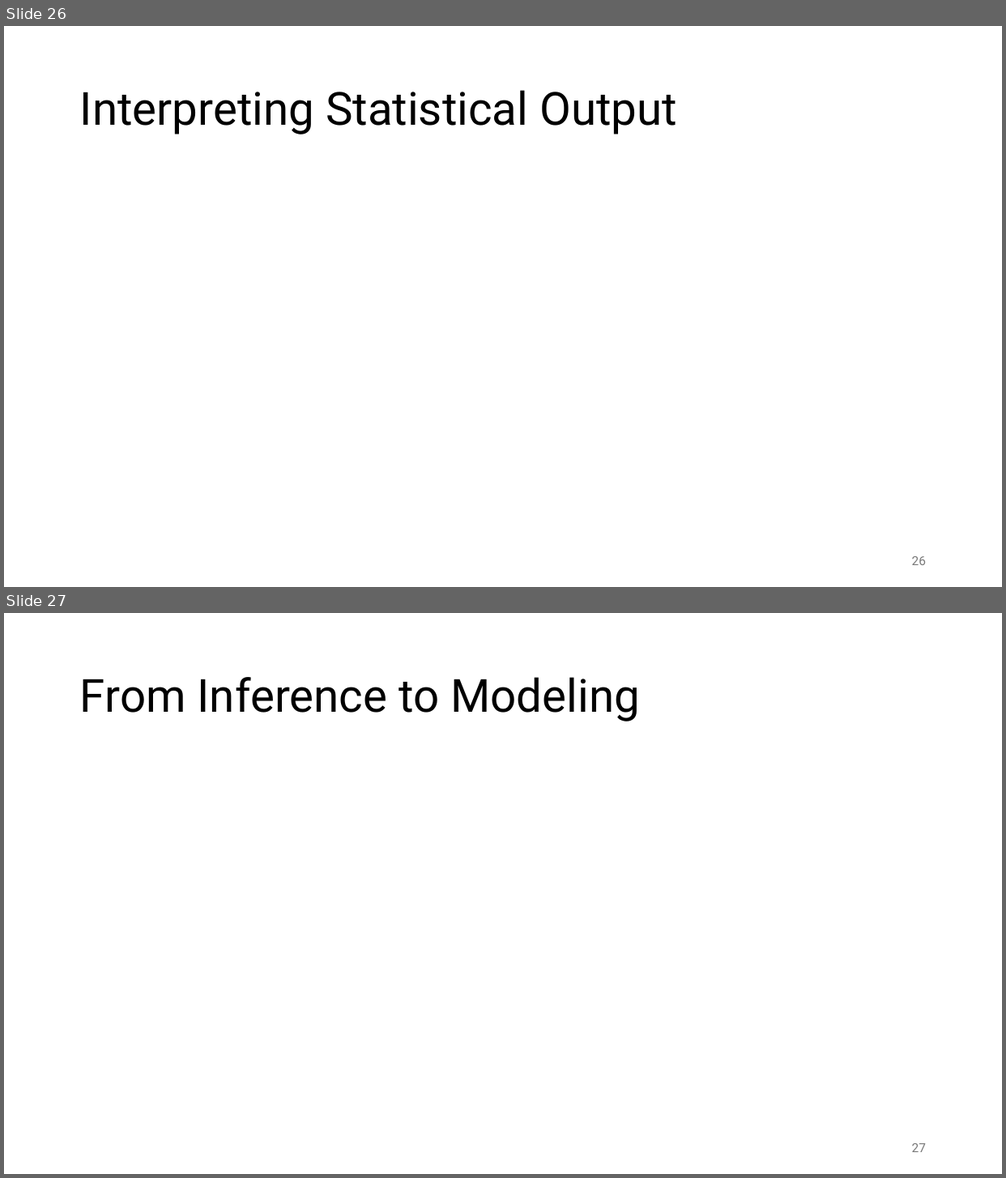
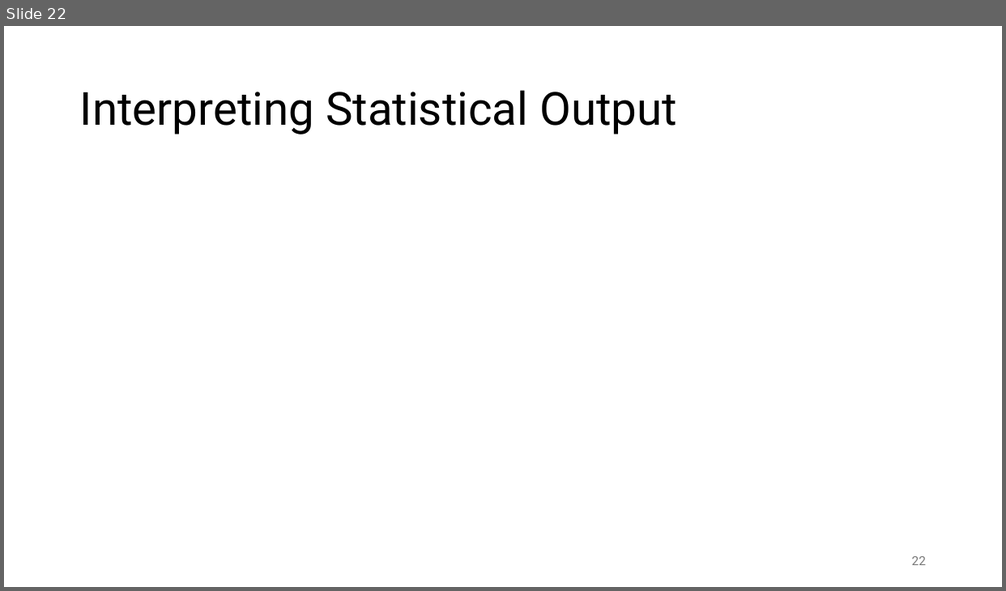
Before and after one commit to FelixWick/data_science, a slide deck: slides/4_statistical_inference.pptx. Shown one above the other, each under a label of ours: slides 26 and 27 before the commit, slide 22 after it. The pictures are 1006x1178 and 1006x591 pixels, drawn with LibreOffice and Linux fonts; fonts in the diff are those of the drawing. Boxes give left, top, right and bottom in pixels: in the first picture for what was removed or moved away, otherwise in the second. Text is boxed around its words. In the diff, an @@ line names an element or a change of style, - is before the commit and + after.

```diff
--- a/slides/4_statistical_inference.pptx
+++ b/slides/4_statistical_inference.pptx
@@ slide 27 removed at (x1=4, y1=613, x2=1002, y2=1174), background #FFFFFF @@
@@ title removed at (x1=80, y1=677, x2=640, y2=722) @@
-From Inference to Modeling
@@ page number removed at (x1=912, y1=1144, x2=926, y2=1152) @@
-27
@@ what was slide 26 is now slide 22 @@
@@ page number at (x1=912, y1=557, x2=926, y2=565): text changed @@
-26
+22
```
Also in this commit, not shown: 3 slides added, 7 other slides removed, 6 other files.
